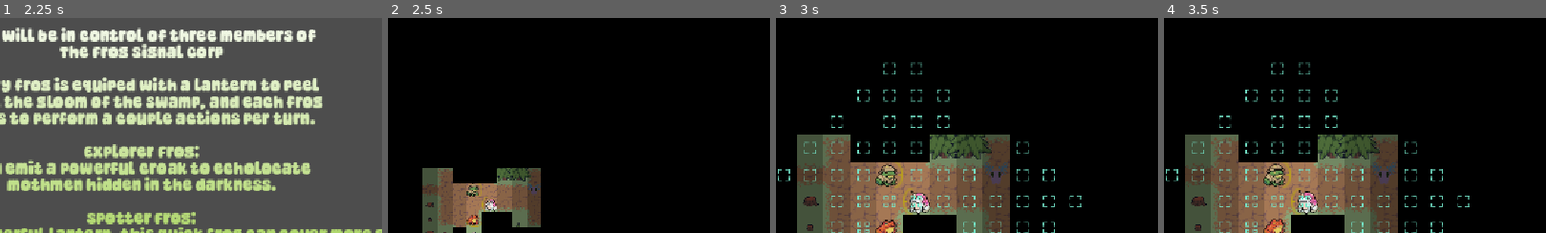
Above: before the commit, frames 1-4 (left to right).
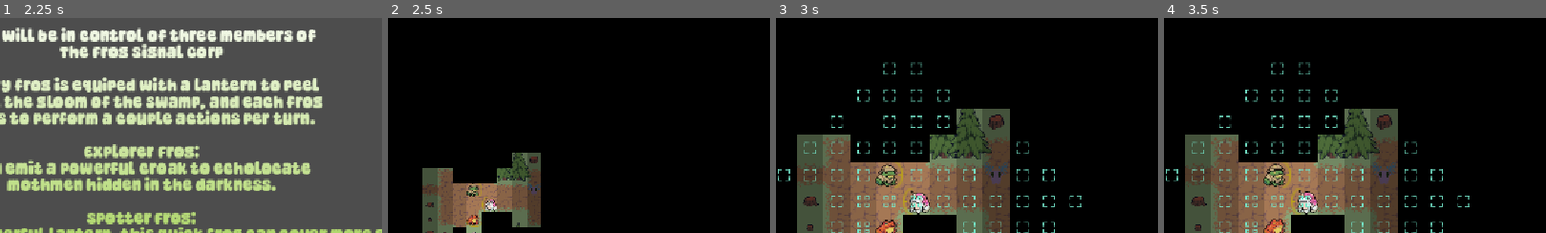
Above: after the commit, the same moments.

Repository: Habidakus/wild-jam-98-signal
Game: Godot game, scene res://scenes/main.tscn
The game is run twice, just before and just after one commit, with the same random seed, the same clock (stepped at 60 frames per second) and the same inputs.
Inputs (mouse positions are % of the whole screen's width and height, from its top left):
- Up to frame 1 (2.25 s): tap Enter at 0.5 s; move the mouse to (72, 45) at 0.52 s; click (72, 45) at 0.67 s; click "Play" at 1.25 s; tap Space at 2 s; move the mouse to (30, 55) at 2.02 s; click (30, 55) at 2.17 s
- Up to frame 2 (2.5 s): no input
- Up to frame 3 (3 s): click "Move" at 2.75 s
- Up to frame 4 (3.5 s): no input
The pictures show only the part of the screen within x 32-82%, y 7-57%; the shares and areas given below are measured in that part.

Frame 1 is identical in both runs. In frame 2, 0.5% of the frame differs, in the area x 32-40%, y 62-70%; in frame 3, 1.7%, in the area x 47-62%, y 42-55%; in frame 4, 1.7%.

Commit message:
Removed the old mechanism enums, and add the light based passive mechanism classes

Diff:
--- a/data/abilities/charge_unicorn.tres
+++ b/data/abilities/charge_unicorn.tres
@@ -17,6 +17,5 @@
 ability_description = "Impale with your unicorn horn"
 activation_sound = SubResource("AudioStreamRandomizer_feofu")
 ability_range = 4
-mechanism = 10
 imech = ExtResource("3_feofu")
 metadata/_custom_type_script = "uid://cikj2phnxdvs6"
--- a/data/abilities/crush_king.tres
+++ b/data/abilities/crush_king.tres
@@ -15,6 +15,5 @@
 ability_name = "Crush"
 ability_description = "Impale with your unicorn horn"
 activation_sound = SubResource("AudioStreamRandomizer_feofu")
-mechanism = 10
 imech = ExtResource("3_31jwe")
 metadata/_custom_type_script = "uid://cikj2phnxdvs6"
--- a/data/abilities/dazed_in_light_mothman.tres
+++ b/data/abilities/dazed_in_light_mothman.tres
@@ -1,6 +1,7 @@
 [gd_resource type="Resource" script_class="Ability" format=3 uid="uid://bbofwbk036w3r"]
 
 [ext_resource type="AudioStream" uid="uid://bgb0onocmt03w" path="res://sounds/dazed_02.wav" id="1_qwudu"]
+[ext_resource type="Resource" uid="uid://bjcqjxrjk3rlm" path="res://data/mechanisms/moth_stun_in_light.tres" id="2_fq278"]
 [ext_resource type="Script" uid="uid://cikj2phnxdvs6" path="res://scripts/resources/ability.gd" id="2_r6oqq"]
 
 [resource]
@@ -10,6 +11,7 @@
 activation_sound = ExtResource("1_qwudu")
 target = 1
 ability_range = 0
-mechanism = 8
-always_on = true
+imech = ExtResource("2_fq278")
+trigger = 1
+tags = Array[int]([0])
 metadata/_custom_type_script = "uid://cikj2phnxdvs6"
--- a/data/abilities/die_in_light_mothman.tres
+++ b/data/abilities/die_in_light_mothman.tres
@@ -1,6 +1,7 @@
 [gd_resource type="Resource" script_class="Ability" format=3 uid="uid://tor1qkom4k40"]
 
 [ext_resource type="AudioStream" uid="uid://cdcrhsoqxgm1a" path="res://sounds/disolve_01.wav" id="1_gmsrd"]
+[ext_resource type="Resource" uid="uid://pq3dqlr08s7w" path="res://data/mechanisms/moth_die_in_light.tres" id="2_xejv8"]
 [ext_resource type="Script" uid="uid://cikj2phnxdvs6" path="res://scripts/resources/ability.gd" id="2_xqpb1"]
 
 [resource]
@@ -10,6 +11,7 @@
 activation_sound = ExtResource("1_gmsrd")
 target = 1
 ability_range = 0
-mechanism = 7
-always_on = true
+imech = ExtResource("2_xejv8")
+trigger = 1
+tags = Array[int]([0])
 metadata/_custom_type_script = "uid://cikj2phnxdvs6"
--- a/data/abilities/hindkick_frog.tres
+++ b/data/abilities/hindkick_frog.tres
@@ -16,6 +16,5 @@
 ap_cost = 10
 ability_description = "Turn around and kill what's behind you"
 activation_sound = SubResource("AudioStreamRandomizer_2d0h7")
-mechanism = 1
 imech = ExtResource("3_p6n1v")
 metadata/_custom_type_script = "uid://cikj2phnxdvs6"
--- a/data/abilities/lantern.tres
+++ b/data/abilities/lantern.tres
@@ -1,12 +1,12 @@
 [gd_resource type="Resource" script_class="Ability" format=3 uid="uid://ej4m7axlxbbb"]
 
 [ext_resource type="Script" uid="uid://cikj2phnxdvs6" path="res://scripts/resources/ability.gd" id="1_1omqm"]
+[ext_resource type="Resource" uid="uid://dck3mjihdj83k" path="res://data/mechanisms/frog_lantern.tres" id="1_yeywv"]
 
 [resource]
 script = ExtResource("1_1omqm")
 ability_name = "Lanturn Attack"
 ability_range = 4
-mechanism = 6
-always_on = true
-angle = 35.0
+imech = ExtResource("1_yeywv")
+trigger = 2
 metadata/_custom_type_script = "uid://cikj2phnxdvs6"
--- a/data/abilities/lantern_speedrog.tres
+++ b/data/abilities/lantern_speedrog.tres
@@ -1,12 +1,12 @@
 [gd_resource type="Resource" script_class="Ability" format=3 uid="uid://vjhic66xmp77"]
 
+[ext_resource type="Resource" uid="uid://dck3mjihdj83k" path="res://data/mechanisms/frog_lantern.tres" id="1_cefy0"]
 [ext_resource type="Script" uid="uid://cikj2phnxdvs6" path="res://scripts/resources/ability.gd" id="1_n0uq1"]
 
 [resource]
 script = ExtResource("1_n0uq1")
 ability_name = "Lanturn Attack"
 ability_range = 5
-mechanism = 6
-always_on = true
-angle = 35.0
+imech = ExtResource("1_cefy0")
+trigger = 2
 metadata/_custom_type_script = "uid://cikj2phnxdvs6"
--- a/data/abilities/ribbit_frogman.tres
+++ b/data/abilities/ribbit_frogman.tres
@@ -9,7 +9,7 @@
 [ext_resource type="AudioStream" uid="uid://b5vdmp1ir6dnx" path="res://sounds/croak_006.wav" id="6_m7itn"]
 [ext_resource type="AudioStream" uid="uid://buwedu1yb5tj5" path="res://sounds/croak_007.wav" id="7_ddpv7"]
 [ext_resource type="AudioStream" uid="uid://ow83qd4fiovp" path="res://sounds/croak_008.wav" id="8_s4ju5"]
-[ext_resource type="Resource" uid="uid://b5q40wa7fn8s6" path="res://data/mechanisms/ribbit_radar.tres" id="9_mvs3d"]
+[ext_resource type="Resource" uid="uid://b5q40wa7fn8s6" path="res://data/mechanisms/frog_radar.tres" id="9_mvs3d"]
 
 [sub_resource type="AudioStreamRandomizer" id="AudioStreamRandomizer_ruf7k"]
 streams_count = 8
@@ -28,6 +28,5 @@
 ability_description = "Emit an echo locating chroak"
 activation_sound = SubResource("AudioStreamRandomizer_ruf7k")
 ability_range = 20
-mechanism = 9
 imech = ExtResource("9_mvs3d")
 metadata/_custom_type_script = "uid://cikj2phnxdvs6"
--- a/data/abilities/walk_king.tres
+++ b/data/abilities/walk_king.tres
@@ -10,6 +10,5 @@
 activation_sound = ExtResource("1_vqqoe")
 target = 1
 ability_range = 2
-mechanism = 3
 imech = ExtResource("2_14y4w")
 metadata/_custom_type_script = "uid://cikj2phnxdvs6"
--- /dev/null
+++ b/data/mechanisms/frog_lantern.tres
@@ -0,0 +1,7 @@
+[gd_resource type="Resource" script_class="Lantern" format=3 uid="uid://dck3mjihdj83k"]
+
+[ext_resource type="Script" uid="uid://b31ws3qq8ql63" path="res://scripts/resources/mechanisms/mech_lantern.gd" id="1_4bx6w"]
+
+[resource]
+script = ExtResource("1_4bx6w")
+metadata/_custom_type_script = "uid://b31ws3qq8ql63"
--- /dev/null
+++ b/data/mechanisms/moth_die_in_light.tres
@@ -0,0 +1,7 @@
+[gd_resource type="Resource" script_class="Suicide" format=3 uid="uid://pq3dqlr08s7w"]
+
+[ext_resource type="Script" uid="uid://bkptx2iifbrs7" path="res://scripts/resources/mechanisms/mech_suicide.gd" id="1_r37cd"]
+
+[resource]
+script = ExtResource("1_r37cd")
+metadata/_custom_type_script = "uid://bkptx2iifbrs7"
--- /dev/null
+++ b/data/mechanisms/moth_stun_in_light.tres
@@ -0,0 +1,7 @@
+[gd_resource type="Resource" script_class="StunSelf" format=3 uid="uid://bjcqjxrjk3rlm"]
+
+[ext_resource type="Script" uid="uid://vlchvq337hcv" path="res://scripts/resources/mechanisms/mech_stun_self.gd" id="1_8imff"]
+
+[resource]
+script = ExtResource("1_8imff")
+metadata/_custom_type_script = "uid://vlchvq337hcv"
--- a/scripts/resources/ability.gd
+++ b/scripts/resources/ability.gd
@@ -1,20 +1,10 @@
 class_name Ability extends Resource
 
+
 enum AbilityTarget { UNDEFINED, SELF, ALLY, FOE }
-enum AbilityMechanism {
-	UNDEFINED,
-	DAMAGE,			# 0
-	PULL,			# 1
-	WALK,			# 3 - converted
-	HOP,			# 1
-	FLY,			# 1 - converted
-	ILLUMINATE,		# 2
-	DIE_IN_LIGHT,	# 1
-	STUN_IN_LIGHT,	# 1
-	RIBBIT_RADAR,	# 1 - converted
-	CHARGE,			# 2 - converted
-	CHARGE_WITH_FLY,# 1 - converted
-}
+enum AbilityTrigger { INVOKED, ON_TURN_START, ON_ILLUMINATION_PHASE }
+enum AbilityTag { MALUS_IN_LIGHT }
+
 
 @export var ability_name: String
 @export var ap_cost: int = 1
@@ -22,10 +12,13 @@
 @export var activation_sound: AudioStream
 @export var target: AbilityTarget = AbilityTarget.FOE
 @export var ability_range: int = 1
-@export var mechanism: AbilityMechanism = AbilityMechanism.UNDEFINED
 @export var imech: IMechanism
-@export var always_on: bool = false
-@export var angle: float = -1
+@export var trigger: AbilityTrigger = AbilityTrigger.INVOKED
+@export var tags: Array[AbilityTag] = []
+
+
+func has_tag(tag: AbilityTag) -> bool:
+	return tags.has(tag)
 
 
 static func sort_abilities_by_moth_priority(abilities: Array[Ability]) -> void:
@@ -37,28 +30,5 @@
 static func _get_moth_priority(q_ability: Ability) -> int:
 	if q_ability.imech != null:
 		return q_ability.imech.get_priority()
-	match q_ability.mechanism:
-		AbilityMechanism.DAMAGE:
-			return 100
-		AbilityMechanism.CHARGE_WITH_FLY:
-			return 95
-		AbilityMechanism.CHARGE:
-			return 90
-		AbilityMechanism.PULL:
-			return 80
-		AbilityMechanism.FLY:
-			return 70
-		AbilityMechanism.WALK:
-			return 60
-		AbilityMechanism.HOP:
-			return 50
-		AbilityMechanism.RIBBIT_RADAR:
-			return 0
-		AbilityMechanism.ILLUMINATE:
-			return -1
-		AbilityMechanism.STUN_IN_LIGHT:
-			return -2
-		AbilityMechanism.DIE_IN_LIGHT:
-			return -3
-	print("Did not expect to encounter ability mechanism %s for moths" % [AbilityMechanism.keys()[q_ability.mechanism]])
+	print("Did not expect to encounter ability mechanism %s for moths" % [q_ability.ability_name])
 	return -100
--- /dev/null
+++ b/scripts/resources/mechanisms/mech_lantern.gd
@@ -0,0 +1,85 @@
+class_name Lantern extends IMechanism
+
+
+var _play: Play
+var _ug: UnitGraphic
+var _ability: Ability
+
+
+func setup(play: Play, ug: UnitGraphic, ability: Ability) -> void:
+	_play = play
+	_ug = ug
+	_ability = ability
+
+
+func is_enabled() -> bool:
+	return true
+
+
+func does_support_human() -> bool:
+	return true
+
+
+func on_select() -> void:
+	assert(false, "should never be invoked")
+
+
+func on_unselect() -> void:
+	assert(false, "should never be invoked")
+
+
+func update(_mouse_pressed: bool, _mouse_local_pos: Vector2) -> void:
+	assert(false, "should never be invoked")
+
+
+# Foe considerations
+func does_support_artificial_opponent() -> bool:
+	return false
+
+
+func get_priority() -> int:
+	return 111
+
+
+func try_invoke() -> bool:
+	if _ability.trigger == Ability.AbilityTrigger.INVOKED:
+		_play.reduce_action_points(_ability.ap_cost)
+
+	var fog_layer: TileMapLayer = _play.get_fog_of_war_layer()
+	var ug_map_loc: Vector2i = fog_layer.local_to_map(_ug.position)
+	var unit_facing: Vector2i = _play.get_unit_facing(_ug)
+	_generate_light_cones(ug_map_loc, unit_facing)
+	return true
+
+
+func _is_in_cell_in_forward_arc(origin: Vector2i, facing: Vector2i, dest: Vector2i) -> bool:
+	var vector_from_party_to_map_loc: Vector2i = dest - origin
+	var dot: float = Vector2(vector_from_party_to_map_loc).dot(facing)
+	if dot <= 0:
+		return false
+	var lengths_sq: float = vector_from_party_to_map_loc.length_squared() * facing.length_squared()
+	#const cos_45_degree_sq: float = 0.5
+	#return (dot * dot) >= (cos_45_degree_sq * lengths_sq)
+	const cos_35_degree_sq: float = 0.67
+	return (dot * dot) >= (cos_35_degree_sq * lengths_sq)
+
+
+func _generate_light_cones(map_loc: Vector2i, facing: Vector2i) -> void:
+	var tmp_map: Dictionary[Vector2i, int] = {}
+	tmp_map[map_loc] = 0
+	_play.update_light_level(map_loc, 0)
+	for current_dist in range(0, _ability.ability_range):
+		var next_light_float_strength: float = (1.0 + float(current_dist)) / float(_ability.ability_range)
+		for t_map_loc: Vector2i in tmp_map.keys():
+			if tmp_map[t_map_loc] != current_dist:
+				continue
+			if _play.has_wall(t_map_loc):
+				continue
+			for fx in range(t_map_loc.x-1, t_map_loc.x+2):
+				for fy in range(t_map_loc.y-1, t_map_loc.y+2):
+					var f_map_loc: Vector2i = Vector2i(fx, fy)
+					if tmp_map.has(f_map_loc):
+						continue
+					tmp_map[f_map_loc] = current_dist + 1
+					if _is_in_cell_in_forward_arc(map_loc, facing, f_map_loc):
+						_play.update_light_level(f_map_loc, next_light_float_strength)
--- /dev/null
+++ b/scripts/resources/mechanisms/mech_stun_self.gd
@@ -0,0 +1,58 @@
+class_name StunSelf extends IMechanism
+
+
+@export var _triggered_in_light: bool = true
+
+
+var _play: Play
+var _ug: UnitGraphic
+var _ability: Ability
+
+
+func setup(play: Play, ug: UnitGraphic, ability: Ability) -> void:
+	_play = play
+	_ug = ug
+	_ability = ability
+
+
+func is_enabled() -> bool:
+	if not _triggered_in_light:
+		assert(false, "Only currently supported if triggered in light")
+	var terrain_layer: TileMapLayer = _play.get_terrain_layer()
+	return _play._is_map_loc_in_light(terrain_layer.local_to_map(_ug.position))
+
+
+func does_support_human() -> bool:
+	return false
+
+
+func on_select() -> void:
+	assert(false, "should never be invoked")
+
+
+func on_unselect() -> void:
+	assert(false, "should never be invoked")
+
+
+func update(_mouse_pressed: bool, _mouse_local_pos: Vector2) -> void:
+	assert(false, "should never be invoked")
+
+
+# Foe considerations
+func does_support_artificial_opponent() -> bool:
+	return true
+
+
+func get_priority() -> int:
+	return 110
+
+
+func try_invoke() -> bool:
+	if not is_enabled():
+		return false
+
+	_ug.play_sound(_ability.activation_sound)
+	_play.reduce_action_points(-1)
+	_play.await_command()
+
+	return true
--- /dev/null
+++ b/scripts/resources/mechanisms/mech_suicide.gd
@@ -0,0 +1,58 @@
+class_name Suicide extends IMechanism
+
+
+@export var _triggered_in_light: bool = true
+
+
+var _play: Play
+var _ug: UnitGraphic
+var _ability: Ability
+
+
+func setup(play: Play, ug: UnitGraphic, ability: Ability) -> void:
+	_play = play
+	_ug = ug
+	_ability = ability
+
+
+func is_enabled() -> bool:
+	if not _triggered_in_light:
+		assert(false, "Only currently supported if triggered in light")
+	var terrain_layer: TileMapLayer = _play.get_terrain_layer()
+	return _play._is_map_loc_in_light(terrain_layer.local_to_map(_ug.position))
+
+
+func does_support_human() -> bool:
+	return false
+
+
+func on_select() -> void:
+	assert(false, "should never be invoked")
+
+
+func on_unselect() -> void:
+	assert(false, "should never be invoked")
+
+
+func update(_mouse_pressed: bool, _mouse_local_pos: Vector2) -> void:
+	assert(false, "should never be invoked")
+
+
+# Foe considerations
+func does_support_artificial_opponent() -> bool:
+	return true
+
+
+func get_priority() -> int:
+	return 110
+
+
+func try_invoke() -> bool:
+	if not is_enabled():
+		return false
+
+	_play.reduce_action_points(-1)
+	_play.add_animation_command(Callable(_play, "_kill_animation_command").bind(_ug, _ug, _ability))
+	_play.await_command()
+
+	return true
--- a/scripts/sms_play.gd
+++ b/scripts/sms_play.gd
@@ -286,6 +286,14 @@
 	return _unit_list[0][1]
 
 
+func get_unit_facing(ug: UnitGraphic) -> Vector2i:
+	for entry: Array in _unit_list:
+		if entry[0] == ug:
+			return entry[1]
+	print("Did not find unit in call get_unit_facing(%s)" % [ug._unit_stats.unit_name])
+	return Vector2i.ZERO
+
+
 func _update_current_unit_facing(dir: Vector2) -> void:
 	var max_dot_value: float = -5.0
 	for d: Vector2i in [Vector2i.UP, Vector2i.DOWN, Vector2i.RIGHT, Vector2i.LEFT]:
@@ -534,10 +542,6 @@
 	_play_state = PlayState.ANIMATING_COMMAND
 
 
-func _die() -> void:
-	_kill(_get_current_unit_graphic())
-
-
 func _on_center() -> void:
 	var current_global_pos: Vector2 = %Camera2D.global_position
 	var local_pos: Vector2 = _get_current_unit_graphic().position
@@ -567,27 +571,19 @@
 	%UnitImage.texture = ug._unit_stats.texture
 	%UnitName.text = ug._unit_stats.unit_name
 	%APRemaining.texture = _ap_textures[Vector2i(_ap_remaining, 0)]
-	var stun_in_light: Ability = ug.get_ability(Ability.AbilityMechanism.STUN_IN_LIGHT)
-	var die_in_light: Ability = ug.get_ability(Ability.AbilityMechanism.DIE_IN_LIGHT)
-	if stun_in_light != null or die_in_light != null:
-		if _is_map_loc_in_light(%TerrainLayer.local_to_map(ug.position)):
-			if die_in_light != null:
-				_selected_ability = die_in_light
-				_die()
-				return
-			elif stun_in_light != null:
-				_selected_ability = stun_in_light
-				ug.play_sound(stun_in_light.activation_sound)
-				_on_pass()
-				return
-			else:
-				print("huh?")
-
 	var abilities: Array[Ability] = []
 	for ability: Ability in ug.get_abilities():
 		if ability.imech != null:
 			ability.imech.setup(self, _get_current_unit_graphic(),  ability)
-		if not ability.always_on:
+		if ability.trigger == Ability.AbilityTrigger.ON_TURN_START:
+			if ability.imech != null:
+				_selected_ability = ability
+				if ability.imech.try_invoke():
+					return
+				_selected_ability = null
+			else:
+				print("Always on ability %s does not have a defined IMechanism" % [ability.ability_name])
+		elif ability.trigger == Ability.AbilityTrigger.INVOKED:
 			abilities.append(ability)
 	if ug._unit_stats.unit_side == Unit.UnitSide.FROG:
 		_on_center()
@@ -748,7 +744,7 @@
 			else:
 				return false
 
-	print("Artificial opponent doesn't know how to perform %s mechanisms for moths" % [Ability.AbilityMechanism.keys()[ability.mechanism]])
+	print("Artificial opponent doesn't know how to perform %s mechanisms for moths" % [ability.ability_name])
 	return false
 
 
@@ -805,76 +801,41 @@
 
 func _update_fog_of_war(extra_fullbright: Array[Vector2i] = []) -> void:
 	%FogOfWarLayer.clear()
-	var light_cones: Dictionary[int, float] = {}
-	for entry: Array in _unit_list:
-		var unit_graphic: UnitGraphic = entry[0] as UnitGraphic
-		var illumination: Ability = unit_graphic.get_ability(Ability.AbilityMechanism.ILLUMINATE)
-		if illumination != null:
-			var unit_map_loc: Vector2i = %TerrainLayer.local_to_map(entry[0].position)
-			var unit_light_range: int = illumination.ability_range
-			var unit_facing: Vector2i = entry[1]
-			_generate_light_cones(unit_map_loc, unit_light_range, unit_facing, light_cones)
-		for fullbright:Vector2i in extra_fullbright:
-			light_cones[fullbright.x * _max_y + fullbright.y] = 0.0
 	for x in range(-1, _max_x + 1):
 		for y in range(-1, _max_y + 1):
 			var coord: int = x * _max_y + y
 			var map_loc: Vector2i = Vector2i(x, y)
-			if light_cones.has(coord):
-				_seen_cells[coord] = true
-				var dist: float = light_cones[coord]
-				if dist <= 0.25:
-					pass
-				elif dist <= 0.5:
-					%FogOfWarLayer.set_cell(map_loc, _fog_of_war_source_id, Vector2i(0,0)) # one sixth
-				elif dist <= 0.75:
-					%FogOfWarLayer.set_cell(map_loc, _fog_of_war_source_id, Vector2i(1,0)) # one third
-				else:
-					%FogOfWarLayer.set_cell(map_loc, _fog_of_war_source_id, Vector2i(2,0)) # one half
-			elif _seen_cells.has(coord):
+			if _seen_cells.has(coord):
 				%FogOfWarLayer.set_cell(map_loc, _fog_of_war_source_id, Vector2i(3,0)) # five sixths
 			else:
 				%FogOfWarLayer.set_cell(map_loc, _fog_of_war_source_id, Vector2i(4,0)) # full
-
-
-func _is_in_cell_in_forward_arc(origin: Vector2i, facing: Vector2i, dest: Vector2i) -> bool:
-	var vector_from_party_to_map_loc: Vector2i = dest - origin
-	var dot: float = Vector2(vector_from_party_to_map_loc).dot(facing)
-	if dot <= 0:
-		return false
-	var lengths_sq: float = vector_from_party_to_map_loc.length_squared() * facing.length_squared()
-	#const cos_45_degree_sq: float = 0.5
-	#return (dot * dot) >= (cos_45_degree_sq * lengths_sq)
-	const cos_35_degree_sq: float = 0.67
-	return (dot * dot) >= (cos_35_degree_sq * lengths_sq)
-
-
-func _generate_light_cones(map_loc: Vector2i, light_range: int, facing: Vector2i, light_map: Dictionary[int, float]) -> void:
-	var tmp_map: Dictionary[int, int] = {}
-	light_map[map_loc.x * _max_y + map_loc.y] = 0
-	tmp_map[map_loc.x * _max_y + map_loc.y] = 0
-
-	for current_dist in range(0, light_range):
-		var next_light_float_strength: float = (1.0 + float(current_dist)) / float(light_range)
-		for coord: int in tmp_map.keys():
-			if tmp_map[coord] != current_dist:
-				continue
-			if _walls[coord]:
-				continue
-			var x: int = int(coord / float(_max_y))
-			var y: int = coord % _max_y
-			for fx in range(x-1, x+2):
-				for fy in range(y-1, y+2):
-					var f_coord: int = fx * _max_y + fy
-					if not _is_in_cell_in_forward_arc(map_loc, facing, Vector2i(fx, fy)):
-						continue
-					if tmp_map.has(f_coord):
-						continue
-					tmp_map[fx * _max_y + fy] = current_dist + 1
-					if not light_map.has(f_coord):
-						light_map[fx * _max_y + fy] = next_light_float_strength
-					elif light_map[f_coord] > next_light_float_strength:
-						light_map[fx * _max_y + fy] = next_light_float_strength
+	for entry: Array in _unit_list:
+		var unit_graphic: UnitGraphic = entry[0] as UnitGraphic
+		for ability: Ability in unit_graphic.get_abilities():
+			if ability.trigger == Ability.AbilityTrigger.ON_ILLUMINATION_PHASE:
+				ability.imech.setup(self, unit_graphic, ability)
+				if not ability.imech.try_invoke():
+					print("Why did %s fail to invoke?" % [ability.ability_name])
+	for fullbright: Vector2i in extra_fullbright:
+		%FogOfWarLayer.erase_cell(fullbright)
+
+
+func update_light_level(map_loc: Vector2i, amount_of_darkness: float) -> void:
+	if amount_of_darkness < 1.0:
+		_seen_cells[map_to_coord(map_loc)] = true
+	if amount_of_darkness <= 0.25:
+		%FogOfWarLayer.erase_cell(map_loc)
+		return
+	var darkness_x: int = 2 # one half
+	if amount_of_darkness <= 0.5:
+		darkness_x = 0 # one sixth
+	elif amount_of_darkness <= 0.75:
+		darkness_x = 1 # one third
+	var current_darkness_x: int = get_fog_of_war_layer().get_cell_atlas_coords(map_loc).x
+	if current_darkness_x < darkness_x:
+		# don't increase darkness if someone else is illuminating this more
+		return
+	%FogOfWarLayer.set_cell(map_loc, _fog_of_war_source_id, Vector2i(darkness_x,0))
 
 
 func _place_object(node: Node2D, map_loc: Vector2i) -> void:
--- a/scripts/unit_graphic.gd
+++ b/scripts/unit_graphic.gd
@@ -63,7 +63,7 @@
 
 func can_enter_light() -> bool:
 	for a: Ability in get_abilities():
-		if a.mechanism == Ability.AbilityMechanism.DIE_IN_LIGHT or a.mechanism == Ability.AbilityMechanism.STUN_IN_LIGHT:
+		if a.has_tag(Ability.AbilityTag.MALUS_IN_LIGHT):
 			return false
 	return true
 
@@ -110,10 +110,3 @@
 
 func get_abilities() -> Array[Ability]:
 	return _unit_stats.abilities
-
-
-func get_ability(mechanism: Ability.AbilityMechanism) -> Ability:
-	for ability: Ability in _unit_stats.abilities:
-		if ability.mechanism == mechanism:
-			return ability
-	return null
Renamed: data/mechanisms/ribbit_radar.tres -> data/mechanisms/frog_radar.tres
Not shown, changed: post-mortem.txt
Not shown, added: scripts/resources/mechanisms/mech_lantern.gd.uid
Not shown, added: scripts/resources/mechanisms/mech_stun_self.gd.uid
Not shown, added: scripts/resources/mechanisms/mech_suicide.gd.uid
